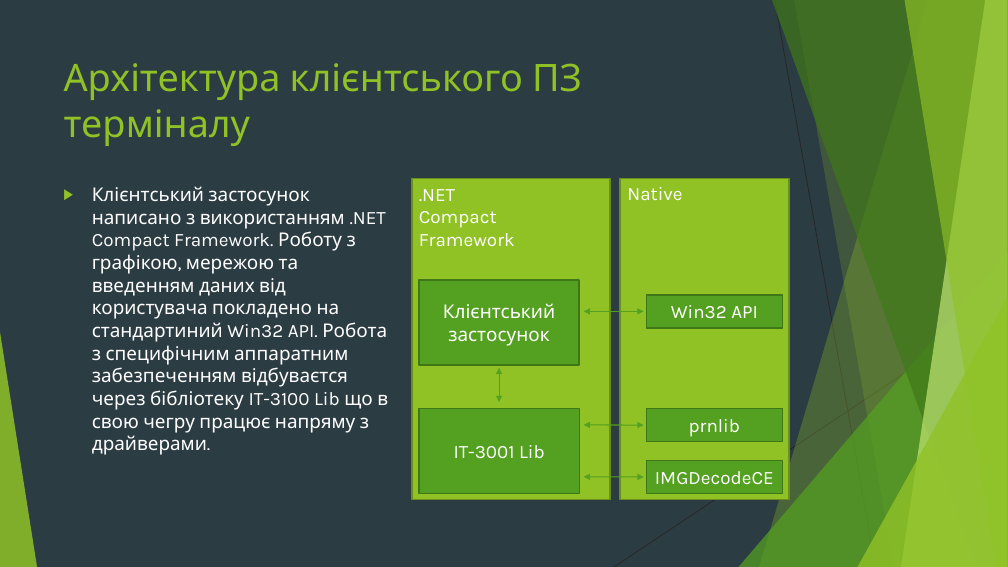
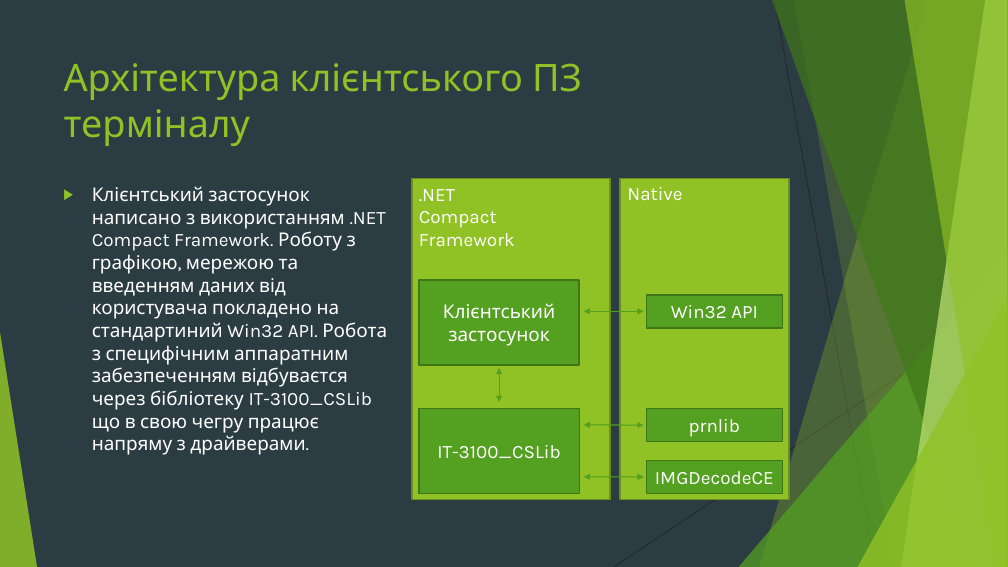
Before and after one commit to AlexCatze/StockManager, a slide deck: slide 5 of Презентація.pptx. Drawn at 1008x567 pixels with LibreOffice and Linux fonts; fonts in the diff are those of the drawing. Boxes give left, top, right and bottom in pixels: in the first picture for what was removed or moved away, otherwise in the second. Text is boxed around its words. In the diff, an @@ line names an element or a change of style, - is before the commit and + after.

```diff
--- a/Презентація.pptx
+++ b/Презентація.pptx
@@ text at [92,186,387,455]: text changed @@
-▶ Клієнтський застосунок написано з використанням .NET Compact Framework. Роботу з графікою, мережою та введенням даних від користувача покладено на стандартиний Win32 API. Робота з специфічним аппаратним забезпеченням відбуваєтся через бібліотеку IT-3100 Lib що в свою чегру працює напряму з драйверами.
+▶ Клієнтський застосунок написано з використанням .NET Compact Framework. Роботу з графікою, мережою та введенням даних від користувача покладено на стандартиний Win32 API. Робота з специфічним аппаратним забезпеченням відбуваєтся через бібліотеку IT-3100_CSLib що в свою чегру працює напряму з драйверами.
@@ text in rectangle at [437,445,560,459]: text changed @@
-IT-3001 Lib
+IT-3100_CSLib
```
Also in this commit, not shown: 10 other files.
